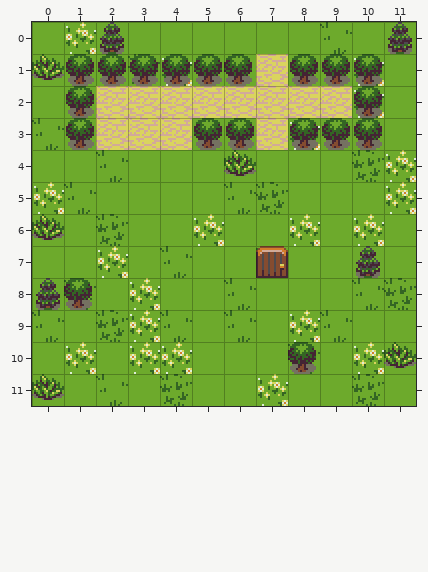
Tiled map -- levels/00/level00.tmx. The picture above is the old version.
Cells are 16x16 px. Shown: x 0..11, y 0..11.
And afterwards:
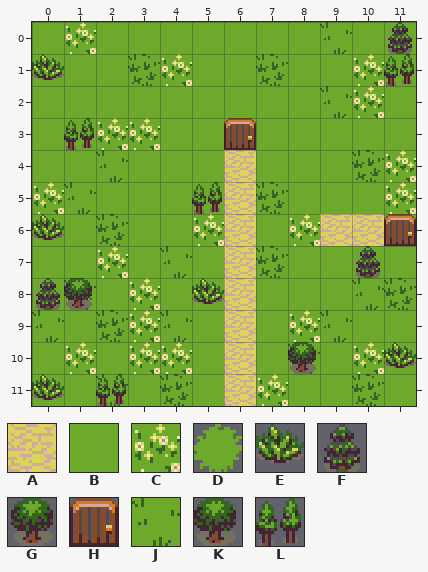
Key: from "basictiles": A 10, B 11, C 12, D 19, E 20, F 30, G 38, H 48, J 64, K 76, L 77.
_ is an empty cell.
Objects are placed by their top-left corner, in cells (3,4 is the top-left corner of cell 3,4); size is 1x1 cell unless given.
Difference:
{"where": "layer \"background0\""}
{"y":2,"x":7,"old":"C","new":"B"}
{"y":3,"x":0,"old":"J","new":"B"}
{"y":3,"x":7,"old":"CC","new":"BB"}
{"where": "layer \"background1\""}
{"y":0,"x":2,"old":"F","new":"_"}
{"y":1,"x":1,"old":"GGGGGKGGGG_","new":"__________L"}
{"y":2,"x":1,"old":"G","new":"_"}
{"y":2,"x":10,"old":"G","new":"_"}
{"y":3,"x":1,"old":"GGGGGG","new":"L_____"}
{"y":3,"x":8,"old":"GGG","new":"D__"}
{"y":5,"x":5,"old":"_","new":"L"}
{"y":8,"x":5,"old":"_","new":"E"}
{"y":11,"x":2,"old":"_","new":"L"}
{"where": "layer \"objectsLevel\""}
{"was": "A \"road\" at 8,2", "now": "A \"road\" at 6,4"}
{"was": "A \"road\" at 7,2", "now": "A \"road\" at 6,5"}
{"was": "A \"road\" at 6,2", "now": "A \"road\" at 6,6"}
{"was": "A \"road\" at 7,3", "now": "A \"road\" at 6,7"}
{"was": "A \"road\" at 5,2", "now": "A \"road\" at 6,8"}
{"was": "A \"road\" at 4,3", "now": "A \"road\" at 6,9"}
{"was": "A \"road\" at 3,3", "now": "A \"road\" at 6,10"}
{"was": "A \"road\" at 2,3", "now": "A \"road\" at 6,11"}
{"now": "H \"hut\" at 6,3"}
{"now": "A \"road\" at 9,6"}
{"now": "A \"road\" at 10,6"}
{"now": "H \"hut\" at 11,6"}
{"was": "A \"road\" at 7,1"}
{"was": "A \"road\" at 3,2"}
{"was": "A \"road\" at 4,2"}
{"was": "A \"road\" at 9,2"}
{"was": "A \"road\" at 2,2"}
{"was": "H \"hut\" at 7,7"}
{"label":"changed","picture_box":[32,22,416,406]}
